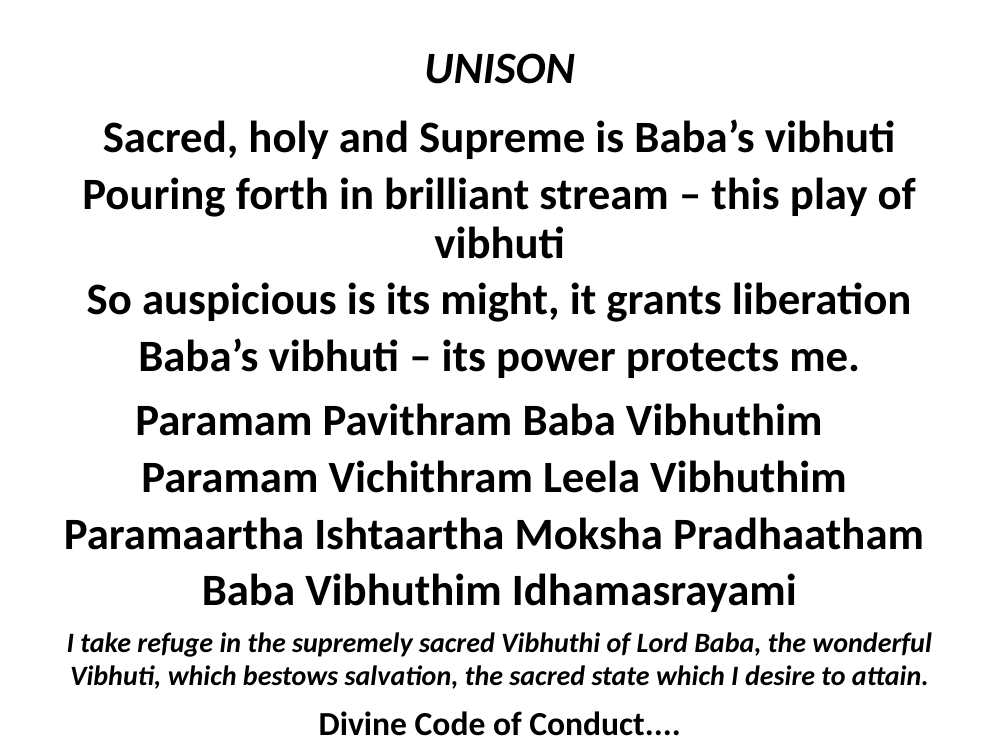
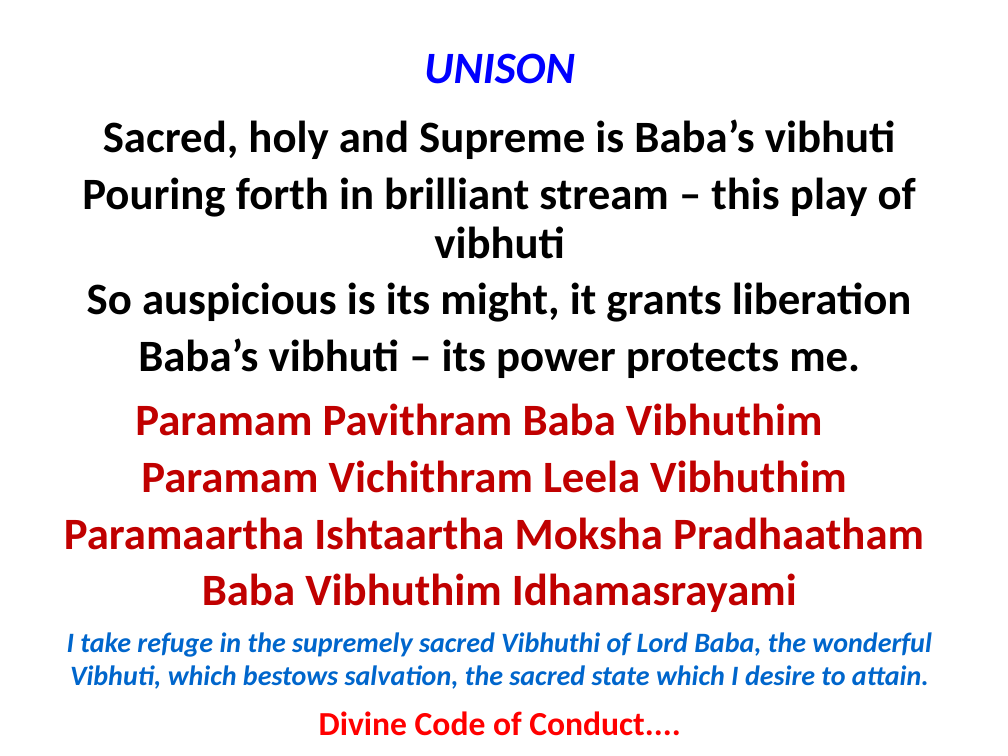
Before and after one commit to rkanadam/saibhajanmaker, a slide deck: slide 12 of WebContent/WEB-INF/suffix.pptx (slide 10 before the commit). Drawn at 1008x756 pixels with LibreOffice and Linux fonts; fonts in the diff are those of the drawing. Boxes give left, top, right and bottom in pixels: in the first picture for what was removed or moved away, otherwise in the second. Text is boxed around its words. In the diff, an @@ line names an element or a change of style, - is before the commit and + after.

```diff
--- a/WebContent/WEB-INF/suffix.pptx
+++ b/WebContent/WEB-INF/suffix.pptx
@@ text "UNISON" at (x1=424, y1=53, x2=575, y2=84): text colour #000000 to #0000FF; more space between paragraphs @@
@@ text "Paramam Pavithram Baba Vibhuthim" at (x1=64, y1=403, x2=924, y2=612): text colour #000000 to #C00000 @@
@@ text "I take refuge in the ..." at (x1=67, y1=632, x2=931, y2=689): text colour #000000 to #0066CC @@
@@ text "Divine Code of Conduct...." at (x1=319, y1=711, x2=680, y2=736): text colour #000000 to #FF0000; more space between paragraphs @@
```
Also in this commit, not shown: 8 other slides changed, 5 slides added, 3 slides removed.
